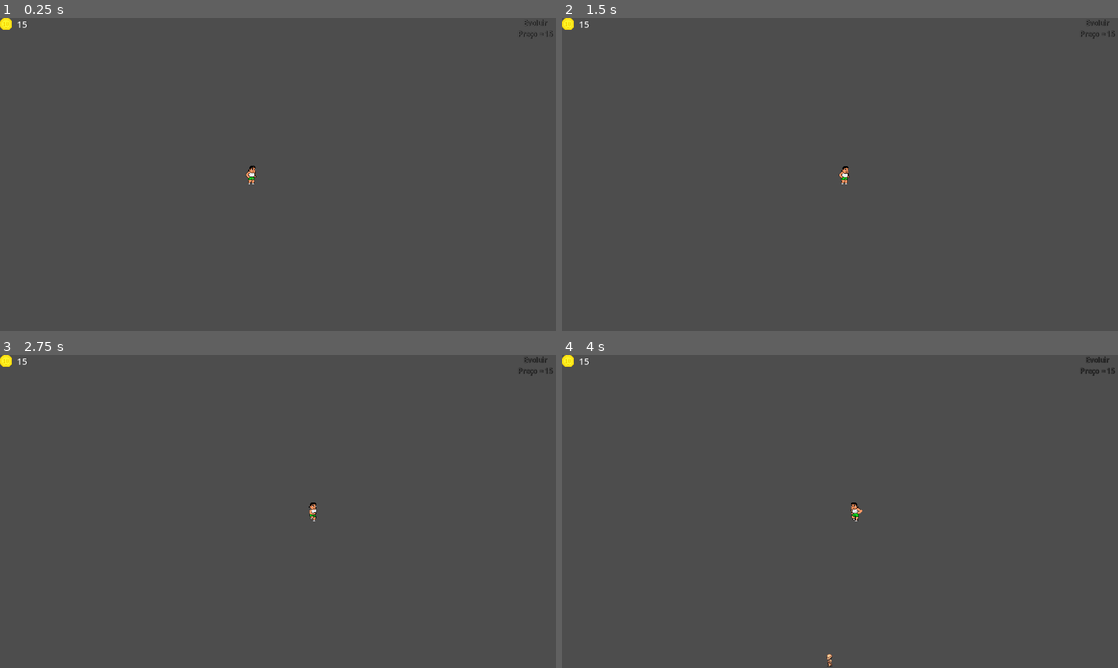
Above: before the commit, frames 1-4 (two rows, left to right).
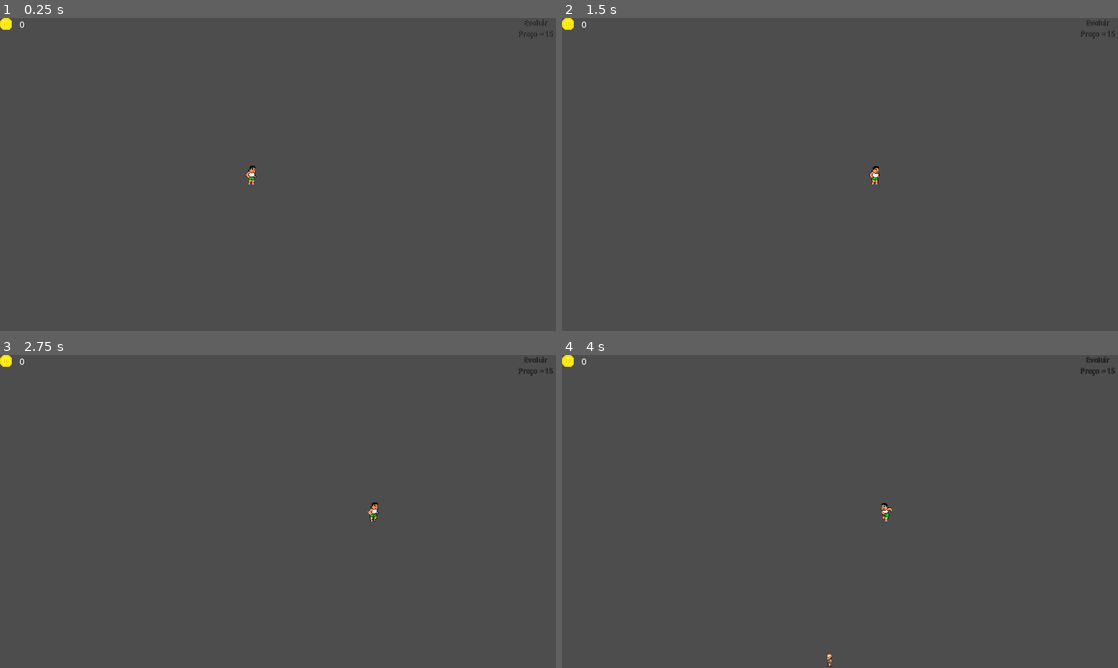
Above: after the commit, the same moments.

Repository: HEITORNERY/JAM_LABIRAS_ENTERPRISE
Game: Godot game, scene res://scenes/level_1.tscn
The game is run twice, just before and just after one commit, with the same random seed, the same clock (stepped at 60 frames per second) and the same inputs.
Inputs (mouse positions are in pixels of both pictures, inside the frame that each line leads up to):
- Up to frame 1 (0.25 s): no input
- Up to frame 2 (1.5 s): move the mouse to (962, 158) at 0.52 s; hold Right (ui_right) 0.53-1.25 s; tap Space (dash, bound only after the commit) at 0.6 s; click (962, 158) at 0.67 s; drag from (728, 190) to (1095, 27) at 1.27 s
- Up to frame 3 (2.75 s): move the mouse to (333, 442) at 2.02 s; hold Right (ui_right) from 2.03 s (still down); tap Space (dash, bound only after the commit) at 2.1 s
- Up to frame 4 (4 s): release Right (ui_right) at 2.75 s; drag from (812, 574) to (673, 464) at 2.77 s; move the mouse to (1006, 558) at 3.52 s; hold Left (ui_left) from 3.53 s (still down); tap Space (dash, bound only after the commit) at 3.6 s

The runs differ from the first frame. In frame 1, less than 0.1% of the frame differs, in the area x 3-5%, y 1-4%; in frame 2, 0.2%; in frame 3, 0.2%; in frame 4, 0.2%, in the area x 3-60%, y 1-54%.

Commit message:
Dash adicionado e upgrades ao subir de nível adicionados

Diff:
--- a/project.godot
+++ b/project.godot
@@ -48,9 +48,30 @@
 , Object(InputEventKey,"resource_local_to_scene":false,"resource_name":"","device":-1,"window_id":0,"alt_pressed":false …(183 unchanged characters)…
 ]
 }
+ui_up={
+"deadzone": 0.5,
+"events": [Object(InputEventKey,"resource_local_to_scene":false,"resource_name":"","device":0,"window_id":0,"alt_pressed":false,"shift_pressed":false,"ctrl_pressed":false,"meta_pressed":false,"pressed":false,"keycode":4194320,"physical_keycode":0,"key_label":0,"unicode":0,"location":0,"echo":false,"script":null)
+, Object(InputEventJoypadButton,"resource_local_to_scene":false,"resource_name":"","device":0,"button_index":11,"pressure":0.0,"pressed":false,"script":null)
+, Object(InputEventJoypadMotion,"resource_local_to_scene":false,"resource_name":"","device":0,"axis":1,"axis_value":-1.0,"script":null)
+, Object(InputEventKey,"resource_local_to_scene":false,"resource_name":"","device":-1,"window_id":0,"alt_pressed":false,"shift_pressed":false,"ctrl_pressed":false,"meta_pressed":false,"pressed":false,"keycode":0,"physical_keycode":87,"key_label":0,"unicode":119,"location":0,"echo":false,"script":null)
+]
+}
+ui_down={
+"deadzone": 0.5,
+"events": [Object(InputEventKey,"resource_local_to_scene":false,"resource_name":"","device":0,"window_id":0,"alt_pressed":false,"shift_pressed":false,"ctrl_pressed":false,"meta_pressed":false,"pressed":false,"keycode":4194322,"physical_keycode":0,"key_label":0,"unicode":0,"location":0,"echo":false,"script":null)
+, Object(InputEventJoypadButton,"resource_local_to_scene":false,"resource_name":"","device":0,"button_index":12,"pressure":0.0,"pressed":false,"script":null)
+, Object(InputEventJoypadMotion,"resource_local_to_scene":false,"resource_name":"","device":0,"axis":1,"axis_value":1.0,"script":null)
+, Object(InputEventKey,"resource_local_to_scene":false,"resource_name":"","device":-1,"window_id":0,"alt_pressed":false,"shift_pressed":false,"ctrl_pressed":false,"meta_pressed":false,"pressed":false,"keycode":0,"physical_keycode":83,"key_label":0,"unicode":115,"location":0,"echo":false,"script":null)
+]
+}
 ui_interact={
 "deadzone": 0.5,
 "events": [null, Object(InputEventKey,"resource_local_to_scene":false,"resource_name":"","device":-1,"window_id":0,"alt …(198 unchanged characters)…
+]
+}
+dash={
+"deadzone": 0.5,
+"events": [Object(InputEventKey,"resource_local_to_scene":false,"resource_name":"","device":-1,"window_id":0,"alt_pressed":false,"shift_pressed":false,"ctrl_pressed":false,"meta_pressed":false,"pressed":false,"keycode":0,"physical_keycode":32,"key_label":0,"unicode":32,"location":0,"echo":false,"script":null)
 ]
 }
 
--- a/scenes/player.tscn
+++ b/scenes/player.tscn
@@ -1,11 +1,72 @@
-[gd_scene load_steps=32 format=3 uid="uid://cska3whpoh5e5"]
+[gd_scene load_steps=48 format=3 uid="uid://cska3whpoh5e5"]
 
 [ext_resource type="Texture2D" uid="uid://xjsk0s6lfavy" path="res://BVA2/playerIdle.png" id="1_j381s"]
 [ext_resource type="Script" path="res://scripts/player.gd" id="1_v1jh3"]
+[ext_resource type="Texture2D" uid="uid://bxr8n1mgsvfu1" path="res://BVA2/playerSlide.png" id="2_bnt60"]
 [ext_resource type="Texture2D" uid="uid://ds5xmt4kkxgrw" path="res://BVA2/playerRun.png" id="2_h0yx7"]
 [ext_resource type="Script" path="res://addons/virtual_joystick/scripts/virtual_joystick.gd" id="4_aewlf"]
 [ext_resource type="Texture2D" uid="uid://bc6paavcnnwf6" path="res://addons/virtual_joystick/sprites/stick_pressed.png" id="5_njxwk"]
 
+[sub_resource type="AtlasTexture" id="AtlasTexture_m2yrl"]
+atlas = ExtResource("2_bnt60")
+region = Rect2(0, 0, 43, 43)
+
+[sub_resource type="AtlasTexture" id="AtlasTexture_7bdj3"]
+atlas = ExtResource("2_bnt60")
+region = Rect2(43, 0, 43, 43)
+
+[sub_resource type="AtlasTexture" id="AtlasTexture_nabfh"]
+atlas = ExtResource("2_bnt60")
+region = Rect2(86, 0, 43, 43)
+
+[sub_resource type="AtlasTexture" id="AtlasTexture_njoxy"]
+atlas = ExtResource("2_bnt60")
+region = Rect2(129, 0, 43, 43)
+
+[sub_resource type="AtlasTexture" id="AtlasTexture_codm0"]
+atlas = ExtResource("2_bnt60")
+region = Rect2(172, 0, 43, 43)
+
+[sub_resource type="AtlasTexture" id="AtlasTexture_q7wba"]
+atlas = ExtResource("2_bnt60")
+region = Rect2(215, 0, 43, 43)
+
+[sub_resource type="AtlasTexture" id="AtlasTexture_vg13a"]
+atlas = ExtResource("2_bnt60")
+region = Rect2(258, 0, 43, 43)
+
+[sub_resource type="AtlasTexture" id="AtlasTexture_72f2h"]
+atlas = ExtResource("2_bnt60")
+region = Rect2(301, 0, 43, 43)
+
+[sub_resource type="AtlasTexture" id="AtlasTexture_ogtjr"]
+atlas = ExtResource("2_bnt60")
+region = Rect2(344, 0, 43, 43)
+
+[sub_resource type="AtlasTexture" id="AtlasTexture_8xge1"]
+atlas = ExtResource("2_bnt60")
+region = Rect2(387, 0, 43, 43)
+
+[sub_resource type="AtlasTexture" id="AtlasTexture_3v1y6"]
+atlas = ExtResource("2_bnt60")
+region = Rect2(430, 0, 43, 43)
+
+[sub_resource type="AtlasTexture" id="AtlasTexture_q7xew"]
+atlas = ExtResource("2_bnt60")
+region = Rect2(473, 0, 43, 43)
+
+[sub_resource type="AtlasTexture" id="AtlasTexture_b2bmu"]
+atlas = ExtResource("2_bnt60")
+region = Rect2(516, 0, 43, 43)
+
+[sub_resource type="AtlasTexture" id="AtlasTexture_u4iow"]
+atlas = ExtResource("2_bnt60")
+region = Rect2(559, 0, 43, 43)
+
+[sub_resource type="AtlasTexture" id="AtlasTexture_dnlyi"]
+atlas = ExtResource("2_bnt60")
+region = Rect2(602, 0, 43, 43)
+
 [sub_resource type="AtlasTexture" id="AtlasTexture_ithbv"]
 atlas = ExtResource("1_j381s")
 region = Rect2(0, 0, 32, 43)
@@ -104,6 +165,56 @@
 
 [sub_resource type="SpriteFrames" id="SpriteFrames_wet13"]
 animations = [{
+"frames": [{
+"duration": 1.0,
+"texture": SubResource("AtlasTexture_m2yrl")
+}, {
+"duration": 1.0,
+"texture": SubResource("AtlasTexture_7bdj3")
+}, {
+"duration": 1.0,
+"texture": SubResource("AtlasTexture_nabfh")
+}, {
+"duration": 1.0,
+"texture": SubResource("AtlasTexture_njoxy")
+}, {
+"duration": 1.0,
+"texture": SubResource("AtlasTexture_codm0")
+}, {
+"duration": 1.0,
+"texture": SubResource("AtlasTexture_q7wba")
+}, {
+"duration": 1.0,
+"texture": SubResource("AtlasTexture_vg13a")
+}, {
+"duration": 1.0,
+"texture": SubResource("AtlasTexture_72f2h")
+}, {
+"duration": 1.0,
+"texture": SubResource("AtlasTexture_ogtjr")
+}, {
+"duration": 1.0,
+"texture": SubResource("AtlasTexture_8xge1")
+}, {
+"duration": 1.0,
+"texture": SubResource("AtlasTexture_3v1y6")
+}, {
+"duration": 1.0,
+"texture": SubResource("AtlasTexture_q7xew")
+}, {
+"duration": 1.0,
+"texture": SubResource("AtlasTexture_b2bmu")
+}, {
+"duration": 1.0,
+"texture": SubResource("AtlasTexture_u4iow")
+}, {
+"duration": 1.0,
+"texture": SubResource("AtlasTexture_dnlyi")
+}],
+"loop": true,
+"name": &"dash",
+"speed": 15.0
+}, {
 "frames": [{
 "duration": 1.0,
 "texture": SubResource("AtlasTexture_ithbv")
@@ -197,9 +308,9 @@
 [node name="AnimatedSprite2D" type="AnimatedSprite2D" parent="."]
 position = Vector2(578, 360.5)
 sprite_frames = SubResource("SpriteFrames_wet13")
-animation = &"idle"
+animation = &"dash"
 autoplay = "idle"
-frame_progress = 0.634724
+frame_progress = 0.120521
 
 [node name="CollisionShape2D" type="CollisionShape2D" parent="."]
 position = Vector2(578.5, 361)
--- a/scripts/global.gd
+++ b/scripts/global.gd
@@ -1,7 +1,7 @@
 extends Node
 
 # armazenar o dinheiro do player
-var money_actual : int = 15
+var money_actual : int = 0
 
 # dinheiro para aumentar pro nível 2
 var update_2 : int = 15
--- a/scripts/level.gd
+++ b/scripts/level.gd
@@ -4,7 +4,6 @@
 var scene_npc = preload("res://scenes/npc_1.tscn")
 var tempo_pra_spawnar_npc : float = 3.0
 var map_dimensions
-var scne_npc_2 = preload("res://scenes/npc_2.tscn")
 
 func _ready() -> void:
 	map_dimensions = get_viewport().get_visible_rect()
@@ -18,7 +17,7 @@
 	npc_instance.global_position = npc_position
 	$Timer.start(tempo_pra_spawnar_npc)
 
-func _process(delta: float) -> void:
+func _process(_delta: float) -> void:
 	$Update_Level_Player/AnimationPlayer.play("pisca")
 	$HUD/Label.text = str(Global.money_actual)
 	if $Player.nivel == 1:
@@ -31,10 +30,6 @@
 		$Update_Level_Player/Label.text = "Evoluir
 	Preço = " + str(Global.update_4)
 
-
 func _on_update_level_player_body_entered(body: Node2D) -> void:
 	if body is Player:
 		$Player.update_level()
-		var npc2 = scne_npc_2.instantiate()
-		npc2.global_position = Vector2(480, 480)
-		add_child(npc2)
--- a/scripts/npc.gd
+++ b/scripts/npc.gd
@@ -2,7 +2,7 @@
 class_name NPC
 
 # velocidade do npc
-const SPEED = 30.0
+var SPEED = 30.0
 
 # se o npc vai comprar um bombom
 var comprar_bombom : float
@@ -133,7 +133,3 @@
 		if body.nivel >= bombom_nivel:
 			comprando = true
 			interagir_com_player()
-	elif body is NPC_2 and comprar_bombom < 0.6 and compra_feita == false:
-		if body.nivel >= bombom_nivel:
-			comprando = true
-			interagir_com_player()
--- a/scripts/player.gd
+++ b/scripts/player.gd
@@ -1,10 +1,14 @@
 extends CharacterBody2D
 class_name Player
 
-const SPEED = 100.0
-var direction : Vector2
+var SPEED : float = 100.0
 var joystick_can : bool = false
 var nivel : int = 1 # o nível serve para saber se o player pode vender esse bombom ou não
+var dash_speed : float = 800.0
+var dash_timer : float = 0.1
+var is_dashing : bool = false
+var dash_duration : float
+var dash_direction : Vector2
 
 func _ready() -> void:
 	if OS.get_name() == "Android" or OS.get_name() == "iOS":
@@ -24,7 +28,7 @@
 		if Input.is_action_pressed("ui_up"):
 			input_vector.y -= 1
 		if Input.is_action_pressed("ui_down"):
-			input_vector.y = 1
+			input_vector.y += 1
 		if input_vector != Vector2.ZERO:
 			velocity = input_vector.normalized() * SPEED
 			if input_vector.x > 0:
@@ -35,6 +39,29 @@
 		else:
 			velocity = Vector2.ZERO
 			$AnimatedSprite2D.play("idle")
+
+	# verificar se está na hora do dash
+	if Input.is_action_just_pressed("dash") and is_dashing == false:
+		is_dashing = true
+		if input_vector != Vector2.ZERO:
+			dash_direction = input_vector
+		dash_duration = dash_timer
+		velocity = dash_direction.normalized() * dash_speed
+		$AnimatedSprite2D.play("dash")
+
+	if is_dashing:
+		dash_duration -= _delta
+		velocity = dash_direction.normalized() * dash_speed
+		$AnimatedSprite2D.play("dash")
+		if dash_duration <= 0:
+			is_dashing = false
+			if input_vector != Vector2.ZERO:
+				velocity = input_vector.normalized() * SPEED
+				$AnimatedSprite2D.play("run")
+			else:
+				velocity = Vector2.ZERO
+				$AnimatedSprite2D.play("idle")
+
 	move_and_slide()
 
 func _on_virtual_joystick_analogic_change(move: Vector2) -> void:
@@ -52,9 +79,15 @@
 	if Global.money_actual >= Global.update_2 and nivel == 1:
 		Global.gasto(Global.money_actual)
 		nivel += 1
+		SPEED += 10
+		dash_speed += 0.02
 	elif Global.money_actual >= Global.update_3 and nivel == 2:
 		Global.gasto(Global.money_actual)
 		nivel += 1
+		SPEED += 20
+		dash_speed += 0.04
 	elif Global.money_actual >= Global.update_4 and nivel == 3:
 		Global.gasto(Global.money_actual)
 		nivel += 1
+		SPEED += 30
+		dash_speed += 0.08
Not shown, changed: README.md
